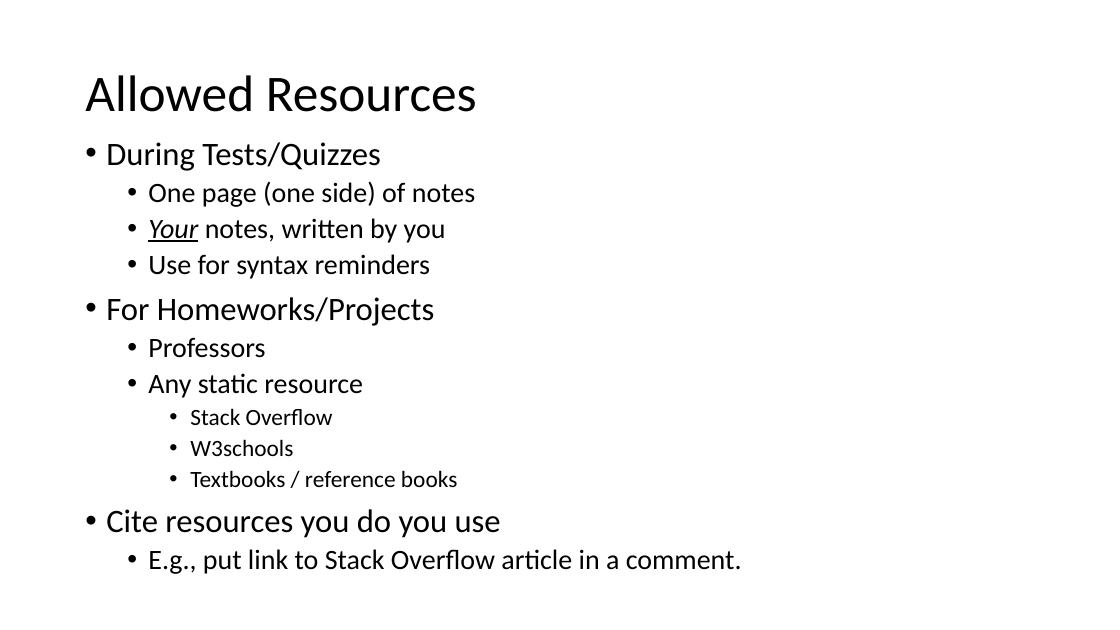
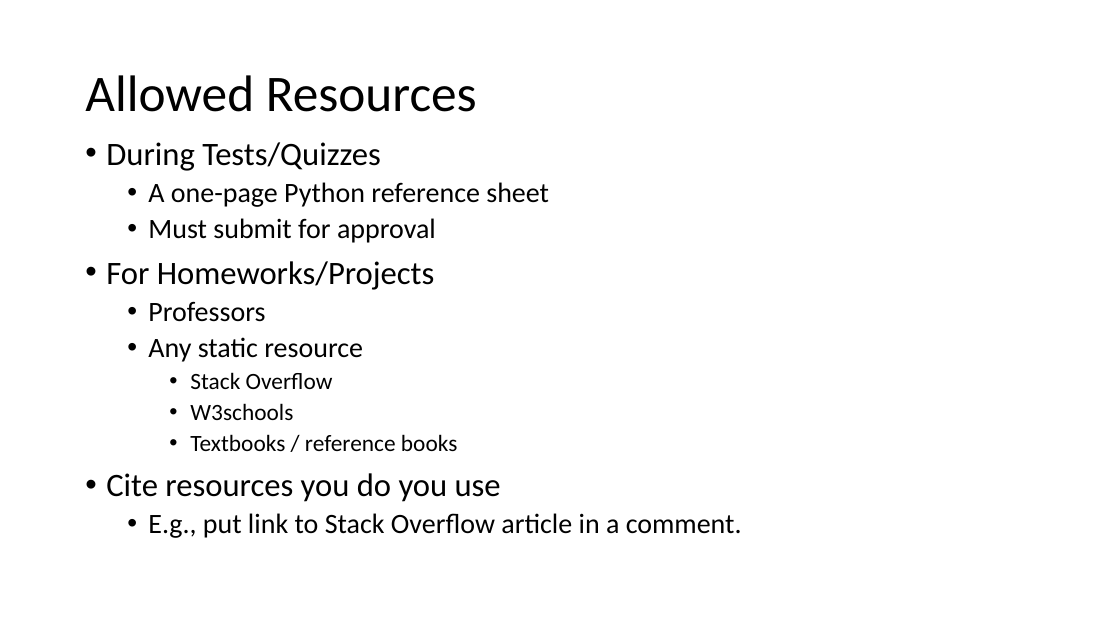
Before and after one commit to KurmasGVSU/KurmasGVSU.github.io, a slide deck: slide 8 of Teaching/Courses/F23/CIS500/LectureNotes/cis500_intro.pptx. Drawn at 1120x630 pixels with LibreOffice and Linux fonts; fonts in the diff are those of the drawing. Boxes give left, top, right and bottom in pixels: in the first picture for what was removed or moved away, otherwise in the second. Text is boxed around its words. In the diff, an @@ line names an element or a change of style, - is before the commit and + after.

Commit message:
Changed allowed cheat sheet

```diff
--- a/Teaching/Courses/F23/CIS500/LectureNotes/cis500_intro.pptx
+++ b/Teaching/Courses/F23/CIS500/LectureNotes/cis500_intro.pptx
@@ text at [148, 182, 549, 243]: text changed @@
-  • One page (one side) of notes
-  • Your notes, written by you
-  • Use for syntax reminders
+  • A one-page Python reference sheet
+  • Must submit for approval
```
Also in this commit, not shown: 3 other files.
